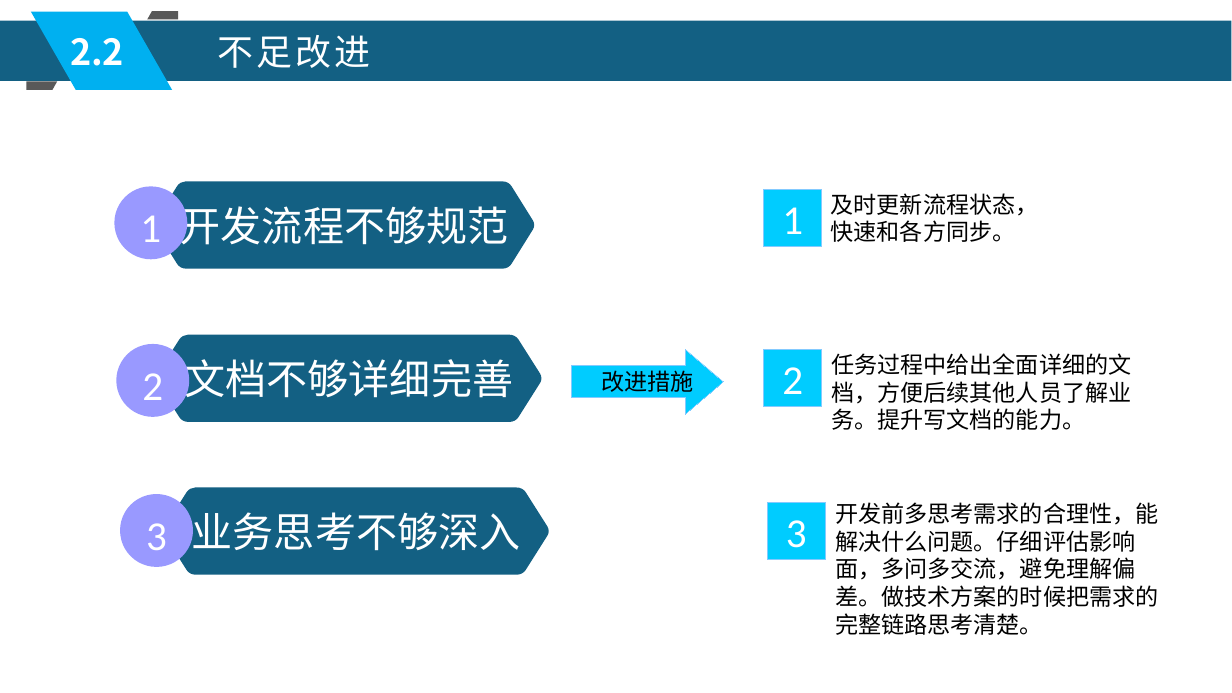
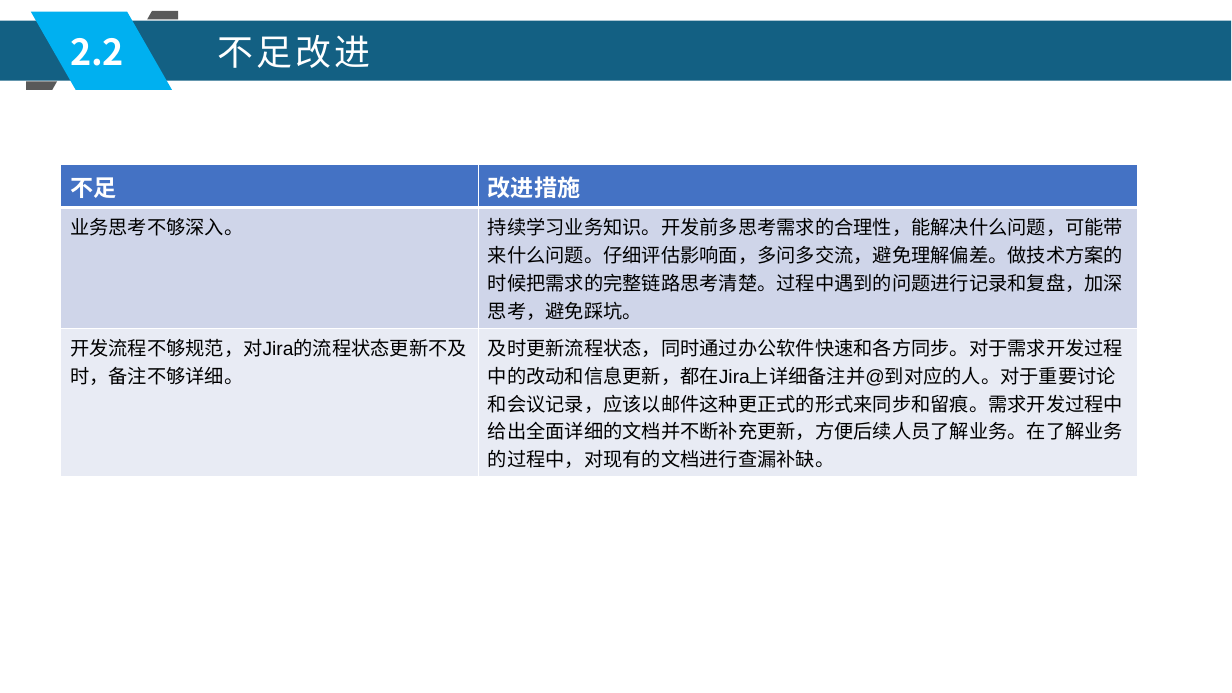
Before and after one commit to xljnc/husky-starter, a slide deck: slide 11 of doc/zzdb.pptx. Drawn at 1232x693 pixels with LibreOffice and Linux fonts; fonts in the diff are those of the drawing. Boxes give left, top, right and bottom in pixels: in the first picture for what was removed or moved away, otherwise in the second. Text is boxed around its words. In the diff, an @@ line names an element or a change of style, - is before the commit and + after.

Commit message:
文档 by qiyu 2022-06-20

```diff
--- a/doc/zzdb.pptx
+++ b/doc/zzdb.pptx
@@ freeform shape at [26, 81, 56, 90]: outline redrawn @@
@@ table added at [61, 165, 1138, 552], 3 rows, 2 columns @@
+不足 | 改进措施
+业务思考不够深入。 | 持续学习业务知识。开发前多思考需求的合理性，能解决什么问题，可能带来什么问题。仔细评估影响面，多问多交流，避免理解偏差。做技术方案的时候把需求的完整链路思考清楚。过程中遇到的问题进行记录和复盘，加深思考，避免踩坑。
+开发流程不够规范，对Jira的流程状态更新不及时，备注不够详细。 | 及时更新流程状态，同时通过办公软件快速和各方同步。对于需求开发过程中的改动和信息更新，都在Jira上详细备注并@到对应的人。对于重要讨论和会议记录，应该以邮件这种更正式的形式来同步和留痕。需求开发过程中给出全面详细的文档并不断补充更新，方便后续人员了解业务。在了解业务的过程中，对现有的文档进行查漏补缺。
@@ ellipse removed at [115, 187, 188, 260] @@
-1
@@ freeform shape removed at [154, 181, 534, 268] @@
-开发流程不够规范
@@ rectangle removed at [764, 189, 822, 247] @@
-1
@@ text removed at [831, 193, 1039, 242] @@
-及时更新流程状态，
-快速和各方同步。
@@ ellipse removed at [116, 344, 189, 417] @@
-2
@@ freeform shape removed at [156, 335, 542, 421] @@
-文档不够详细完善
@@ freeform shape removed at [571, 349, 724, 414] @@
-改进措施
@@ rectangle removed at [764, 349, 822, 407] @@
-2
@@ text removed at [831, 353, 1131, 430] @@
-任务过程中给出全面详细的文档，方便后续其他人员了解业务。提升写文档的能力。
@@ ellipse removed at [120, 494, 193, 567] @@
-3
@@ freeform shape removed at [164, 488, 549, 575] @@
-业务思考不够深入
@@ rectangle removed at [768, 502, 825, 559] @@
-3
@@ text removed at [835, 502, 1158, 635] @@
-开发前多思考需求的合理性，能解决什么问题。仔细评估影响面，多问多交流，避免理解偏差。做技术方案的时候把需求的完整链路思考清楚。
```
Also in this commit, not shown: 12 other slides changed.
